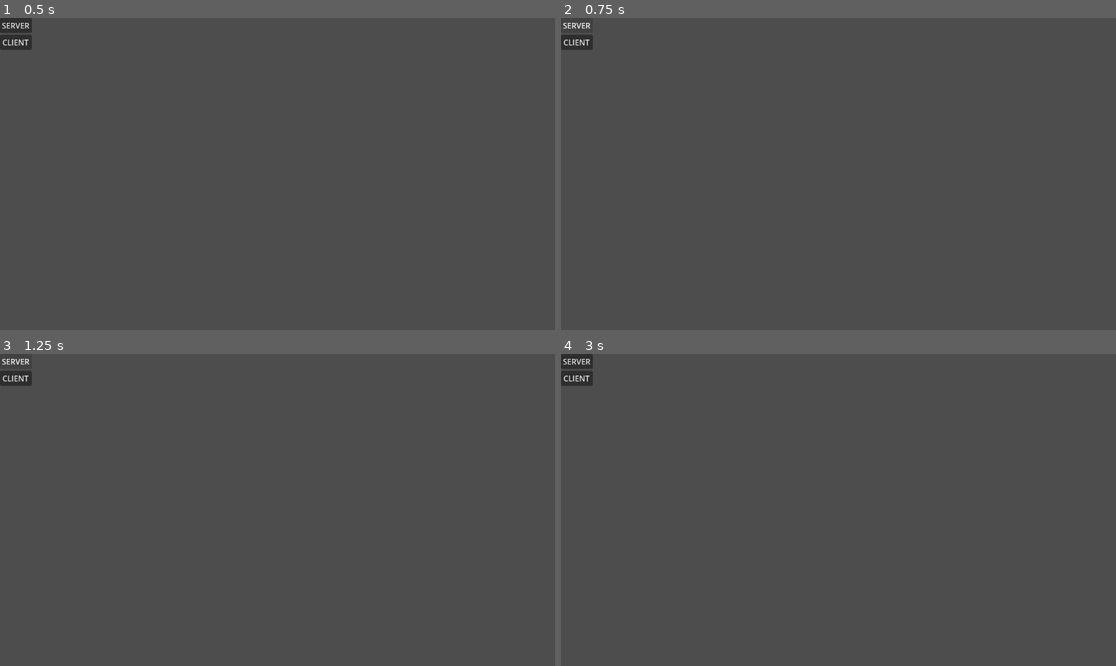
Above: before the commit, frames 1-4 (two rows, left to right).
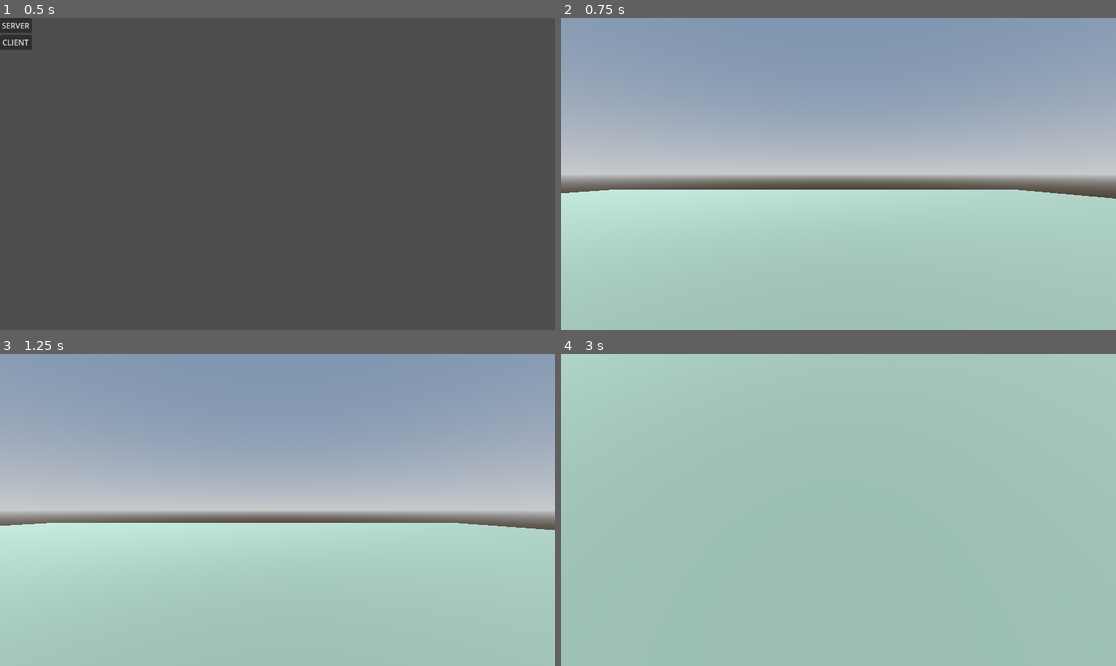
Above: after the commit, the same moments.

Repository: British-Toast-Games/friendslop
Game: Godot game, scene res://main.tscn
Two runs of this game, one before a commit and one after it. Both use one fixed random seed, a clock stepped at 60 frames per second and the inputs below.
Inputs (mouse positions are in pixels of both pictures, inside the frame that each line leads up to):
- Up to frame 1 (0.5 s): no input
- Up to frame 2 (0.75 s): click "SERVER" at 0.5 s
- Up to frame 3 (1.25 s): no input
- Up to frame 4 (3 s): click (577, 378) at 1.25 s, where only the run before the commit has a clickable "CLIENT"; tap Enter at 2 s; move the mouse to (960, 494) at 2.02 s; hold D (move_right) 2.03-2.78 s; hold Shift (sprint) 2.03-2.78 s; tap Space (jump) at 2.27 s; move the mouse to (727, 525) at 2.77 s; hold S (move_back) from 2.78 s (still down); tap Shift (sprint) at 2.85 s

Frame 1 is identical in both runs. In frame 2, 98% of the frame differs, in the area x 0-100%, y 0-100%; in frame 3, 99%; in frame 4, 100%.

Commit message:
Resolve jumping bug and add client disconnecting

Diff:
--- a/high_level_multiplayer_spawner.gd
+++ b/high_level_multiplayer_spawner.gd
@@ -2,30 +2,70 @@
 
 @export var network_player: PackedScene
 
-## Spread spawn points around a small circle so players never stack on top
-## of one another (overlapping capsules fight the physics and look duplicated).
+## Spread spawn points around a small circle so players never stack on top of
+## one another (overlapping capsules fight the physics and look duplicated).
 const SPAWN_RADIUS: float = 3.0
 const SPAWN_SLOTS: int = 8
 
-var _spawn_count: int = 0
+# peer id -> spawn slot index, assigned by the server as peers connect.
+var _spawn_slots: Dictionary = {}
 
 func _ready() -> void:
+	add_to_group("player_spawner")
 	multiplayer.peer_connected.connect(spawn_player)
+	multiplayer.peer_disconnected.connect(despawn_player)
 
 func spawn_player(id: int) -> void:
 	if !multiplayer.is_server(): return
 
+	_assign_slot(id)
+
 	var player: Node = network_player.instantiate()
 	player.name = str(id)
-	# Set the position before adding to the tree so it rides along in the
-	# spawn state (position has spawn = true in the replication config).
-	player.position = _next_spawn_point()
-
 	get_node(spawn_path).call_deferred("add_child", player)
 
-func _next_spawn_point() -> Vector3:
-	var angle: float = _spawn_count * TAU / SPAWN_SLOTS
-	_spawn_count += 1
-	# Lift slightly off the ground so they settle cleanly rather than
-	# starting interpenetrated with the floor.
+func despawn_player(id: int) -> void:
+	if !multiplayer.is_server(): return
+
+	# Freeing the node on the server auto-replicates the removal to all clients.
+	var player: Node = get_node(spawn_path).get_node_or_null(str(id))
+	if player:
+		player.queue_free()
+	# Release the slot so a future player can reuse this spawn point.
+	_spawn_slots.erase(id)
+
+## Assign the lowest free spawn slot to a peer (reusing slots freed on disconnect).
+func _assign_slot(id: int) -> int:
+	if _spawn_slots.has(id):
+		return _spawn_slots[id]
+	var used: Dictionary = {}
+	for s in _spawn_slots.values():
+		used[s] = true
+	var slot: int = 0
+	while used.has(slot):
+		slot += 1
+	_spawn_slots[id] = slot
+	return slot
+
+func _spawn_point(id: int) -> Vector3:
+	var slot: int = _spawn_slots.get(id, 0)
+	var angle: float = slot * TAU / SPAWN_SLOTS
+	# Lifted slightly off the ground so players settle cleanly.
 	return Vector3(cos(angle) * SPAWN_RADIUS, 0.5, sin(angle) * SPAWN_RADIUS)
+
+## Called by a freshly-spawned client (see player.gd) that is authoritative over
+## its own position, so the spawn point has to be applied on that client.
+@rpc("any_peer", "call_remote", "reliable")
+func request_spawn_point() -> void:
+	if not multiplayer.is_server(): return
+	var requester: int = multiplayer.get_remote_sender_id()
+	_assign_slot(requester)
+	receive_spawn_point.rpc_id(requester, _spawn_point(requester))
+
+@rpc("authority", "call_remote", "reliable")
+func receive_spawn_point(point: Vector3) -> void:
+	var me: int = multiplayer.get_unique_id()
+	var player: Node = get_node(spawn_path).get_node_or_null(str(me))
+	if player:
+		player.position = point
+		player.velocity = Vector3.ZERO
--- a/high_level_network_handler.gd
+++ b/high_level_network_handler.gd
@@ -9,6 +9,10 @@
 	peer = ENetMultiplayerPeer.new()
 	peer.create_server(PORT)
 	multiplayer.multiplayer_peer = peer
+	# peer_connected never fires for the host itself, so spawn its player directly.
+	var spawner: Node = get_tree().get_first_node_in_group("player_spawner")
+	if spawner:
+		spawner.spawn_player(1)
 
 func start_client() -> void:
 	peer = ENetMultiplayerPeer.new()
--- a/high_level_ui.gd
+++ b/high_level_ui.gd
@@ -3,7 +3,9 @@
 
 func _on_server_pressed() -> void:
 	HighLevelNetworkHandler.start_server()
+	hide()
 
 
 func _on_client_pressed() -> void:
 	HighLevelNetworkHandler.start_client()
+	hide()
--- a/player.gd
+++ b/player.gd
@@ -32,6 +32,16 @@
 	if is_local:
 		Input.mouse_mode = Input.MOUSE_MODE_CAPTURED
 		camera.fov = fov_default
+		# We're authoritative over our own position, so the spawn point must be
+		# applied here. The host is both server and authority, so it sets its
+		# point directly; a remote client asks the server over RPC.
+		var spawner: Node = get_tree().get_first_node_in_group("player_spawner")
+		if spawner:
+			if multiplayer.is_server():
+				position = spawner._spawn_point(name.to_int())
+				velocity = Vector3.ZERO
+			else:
+				spawner.request_spawn_point.rpc_id(1)
 	# Show the body for everyone EXCEPT ourselves, so we stay first-person
 	# but remain visible to other players.
 	model.visible = not is_local
